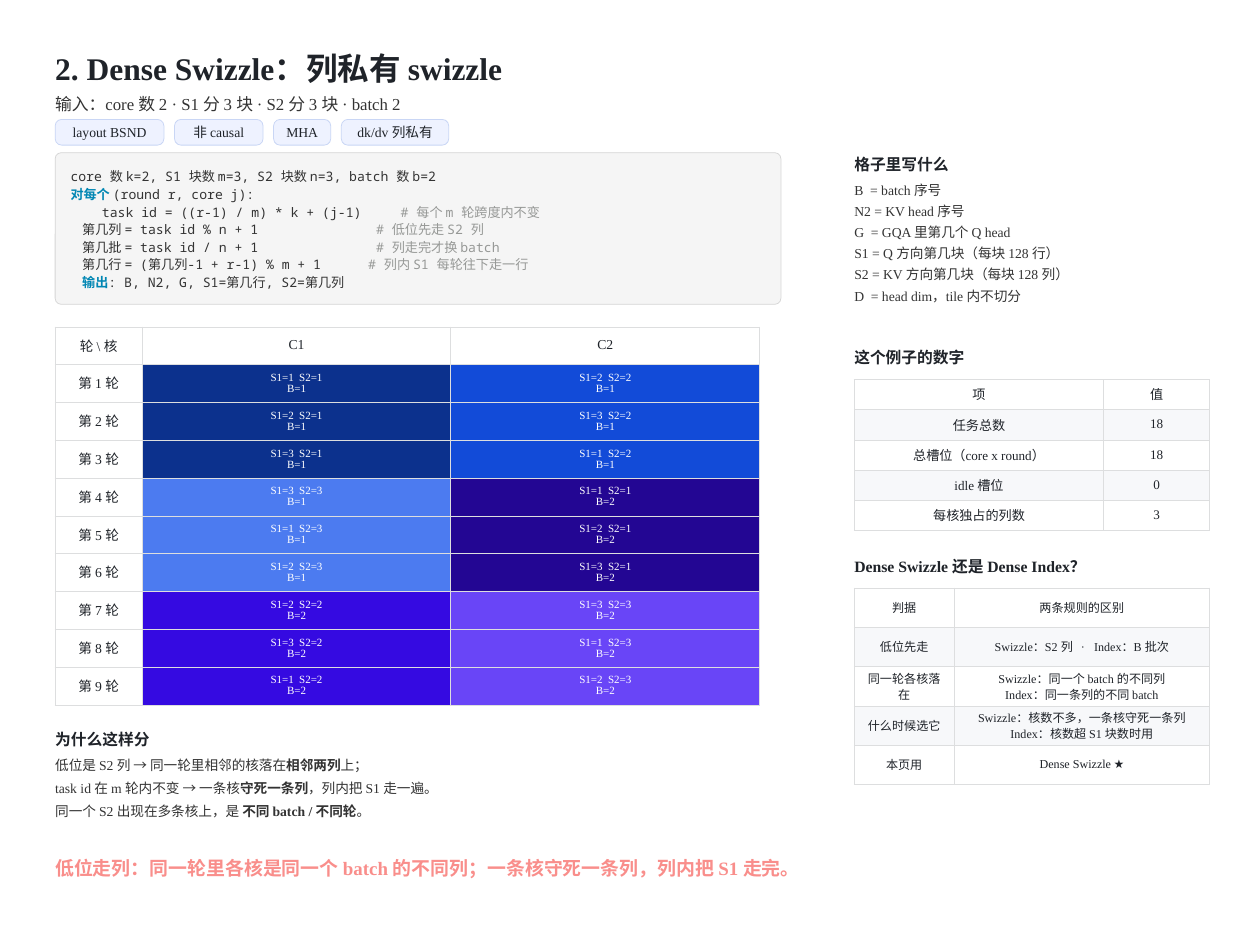
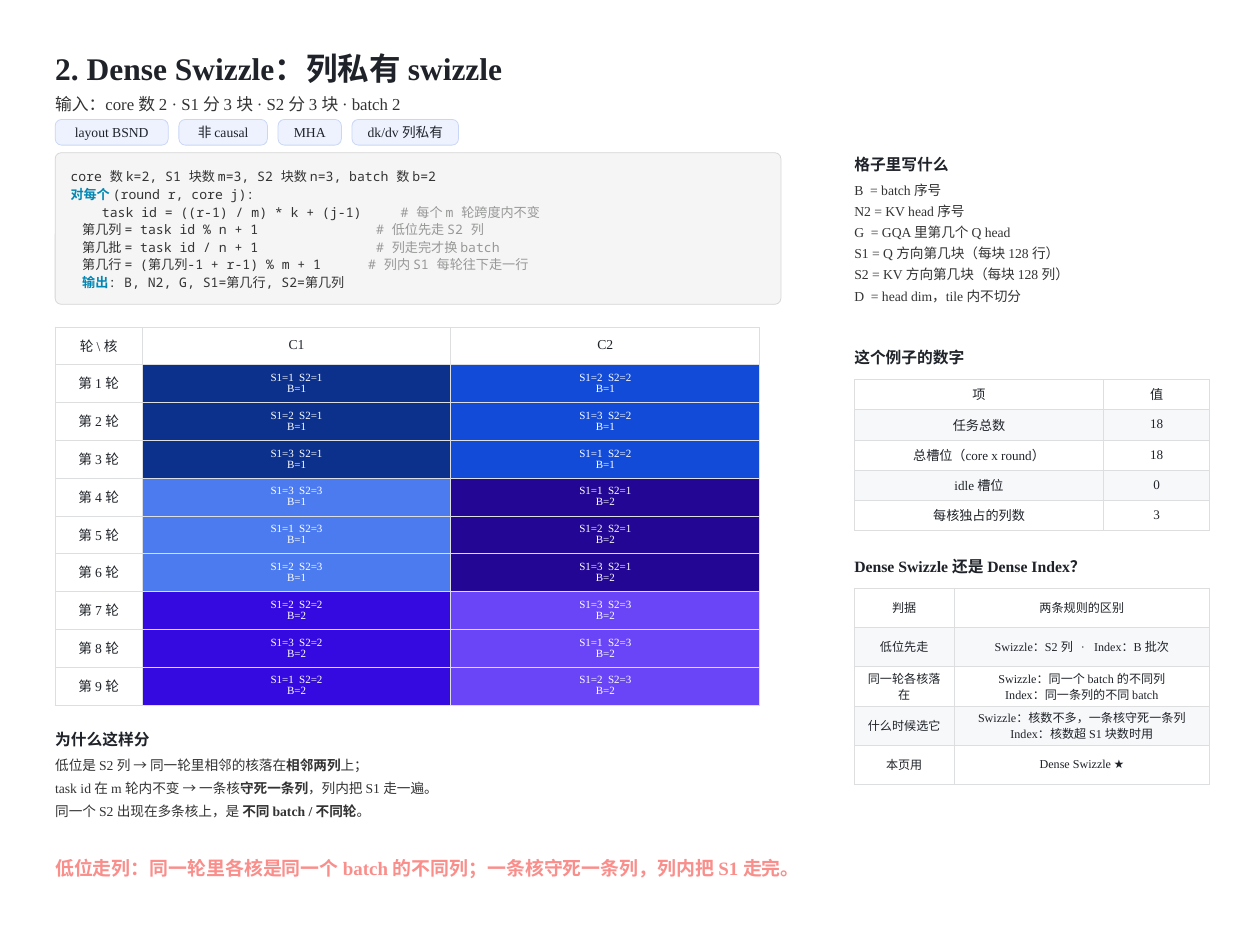
Before and after one commit to guomc9/SeeTen, a slide deck: slide 3 of cases/flash-attention-det-accum/out/v4-index-schedules.pptx. Drawn at 1260x945 pixels with LibreOffice and Linux fonts; fonts in the diff are those of the drawing. Boxes give left, top, right and bottom in pixels: in the first picture for what was removed or moved away, otherwise in the second. Text is boxed around its words. In the diff, an @@ line names an element or a change of style, - is before the commit and + after.

```diff
--- a/cases/flash-attention-det-accum/out/v4-index-schedules.pptx
+++ b/cases/flash-attention-det-accum/out/v4-index-schedules.pptx
@@ rounded rectangle "layout BSND": place and size @@
-rounded rectangle "layout BSND" at [55, 119, 164, 145]
+rounded rectangle "layout BSND" at [55, 119, 169, 145]
@@ rounded rectangle "非 causal": place and size @@
-rounded rectangle "非 causal" at [175, 119, 263, 145]
+rounded rectangle "非 causal" at [179, 119, 268, 145]
@@ rounded rectangle "MHA": place and size @@
-rounded rectangle "MHA" at [274, 119, 331, 145]
+rounded rectangle "MHA" at [278, 119, 342, 145]
@@ rounded rectangle "dk/dv 列私有": place and size @@
-rounded rectangle "dk/dv 列私有" at [342, 119, 449, 145]
+rounded rectangle "dk/dv 列私有" at [352, 119, 459, 145]
```
Also in this commit, not shown: 7 other slides changed, 3 other files.
